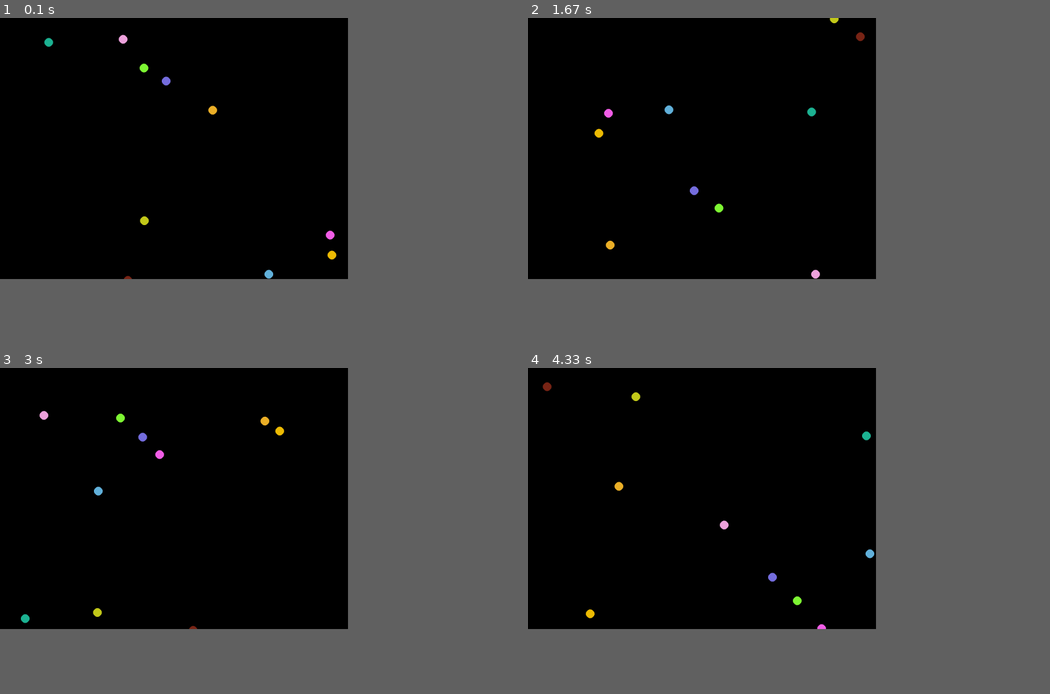
Above: before the commit, frames 1-4 (two rows, left to right).
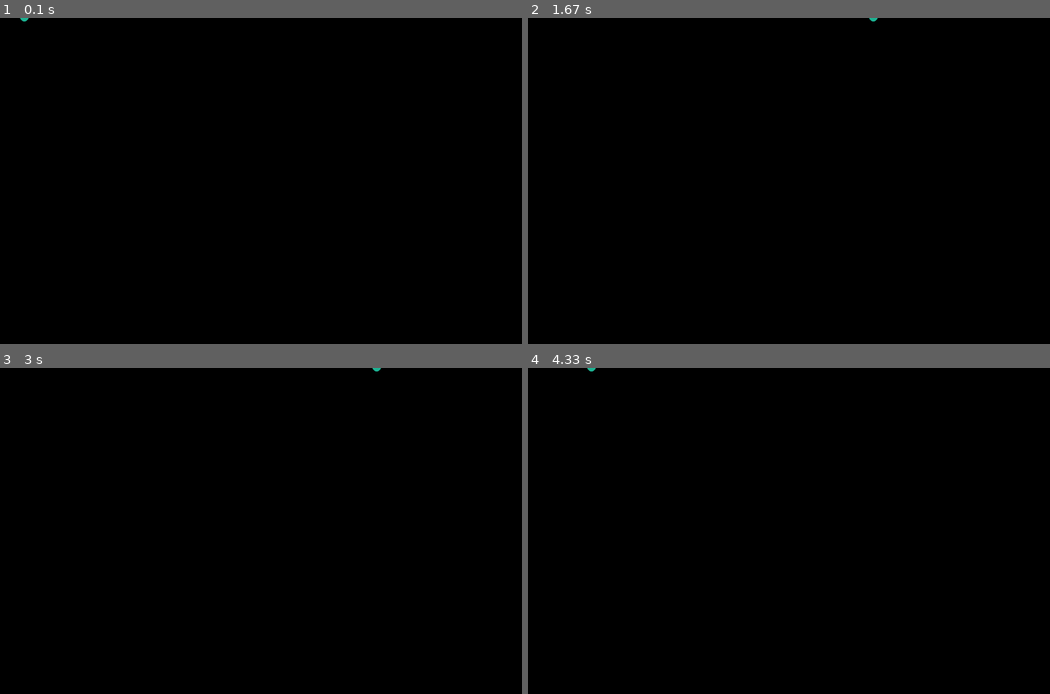
Above: after the commit, the same moments.

Repository: rudyhostyn/K_PYGAME
Game: pygame game, started from ball.py
Two runs of this game, one before a commit and one after it. Both use one fixed random seed, a clock stepped at 60 frames per second and the inputs below.
Inputs:
- Up to frame 1 (0.1 s): no input
- Up to frame 2 (1.67 s): no input
- Up to frame 3 (3 s): no input
- Up to frame 4 (4.33 s): no input
The window is 600x450 before the commit and 900x562 after it. Grey fills any space a smaller window leaves; there, only what the larger window draws over its background counts as a difference.

The runs differ from the first frame. In frame 1, 0.4% of the frame differs, in the area x 3-65%, y 0-81%; in frame 2, 0.4%, in the area x 12-67%, y 0-81%; in frame 3, 0.4%; in frame 4, 0.4%.

Commit message:
Ejercicio empezar desde arriba o abajo

Diff:
--- a/ball.py
+++ b/ball.py
@@ -1,24 +1,29 @@
 import pygame as pg
 import sys
 from random import randint
-
-def rebotaX(x):
-    if x <=0 or x >=ANCHO:
-        return -1
-
-    return 1
-
-def rebotaY(y):
-    if y <=0 or y >=ALTO:
-        return -1
-
-    return 1
-
+import random
 
 
 NEGRO = (0,0,0)
-ANCHO = 800
-ALTO = 600
+ANCHO = 1200
+ALTO = 750
+RADIO = 10
+
+def rebota(x, str):
+    if str == ANCHO:
+        if x <= 0 + RADIO or x >= str - RADIO:
+            return -1
+        return 1
+    elif str == ALTO:
+        if x <= 0 + RADIO or x >= str - RADIO:
+            return -1
+        return 1
+
+def sig():
+    st1 = randint(1,2)
+    if st1 == 1:
+        return -1
+    return 1
 
 pg.init()
 pantalla = pg.display.set_mode((ANCHO, ALTO))
@@ -34,11 +39,12 @@
 
 
 bolas = []
-for _ in range(10):
+
+for _ in range(1):
     bola = Bola(randint(0, ANCHO),
             randint(0, ALTO),
-            randint(5, 10),
-            randint(5, 10),
+            sig()*randint(5, 10),
+            sig()*randint(5, 10),
             (randint(0, 255), randint(0,255), randint(0,255)))
 
     bolas.append(bola)
@@ -54,16 +60,17 @@
 
     # Modificación de estado
     for bola in bolas:
+
         bola.x += bola.vx
         bola.y += bola.vy
 
-        bola.vy *= rebotaY(bola.y)
-        bola.vx *= rebotaX(bola.x)
+        bola.vy *= rebota(bola.y, ALTO)  # bola.vy = (-1 ó 1)*bola.vy
+        bola.vx *= rebota(bola.x, ANCHO)
 
     # Gestión de la pantalla
     pantalla.fill(NEGRO)
     for bola in bolas:
-        pg.draw.circle(pantalla, bola.color, (bola.x, bola.y), 10)
+        pg.draw.circle(pantalla, bola.color, (bola.x, bola.y), RADIO)
 
 
     pg.display.flip()
